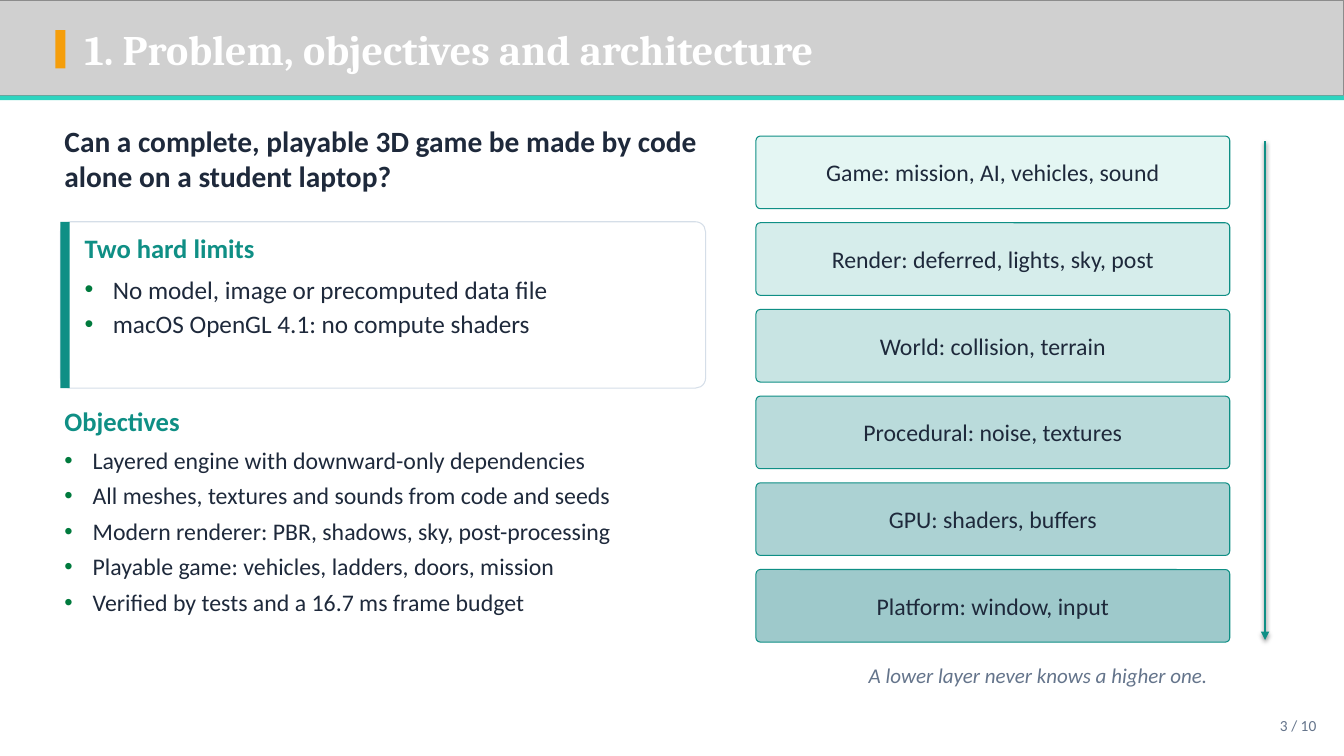
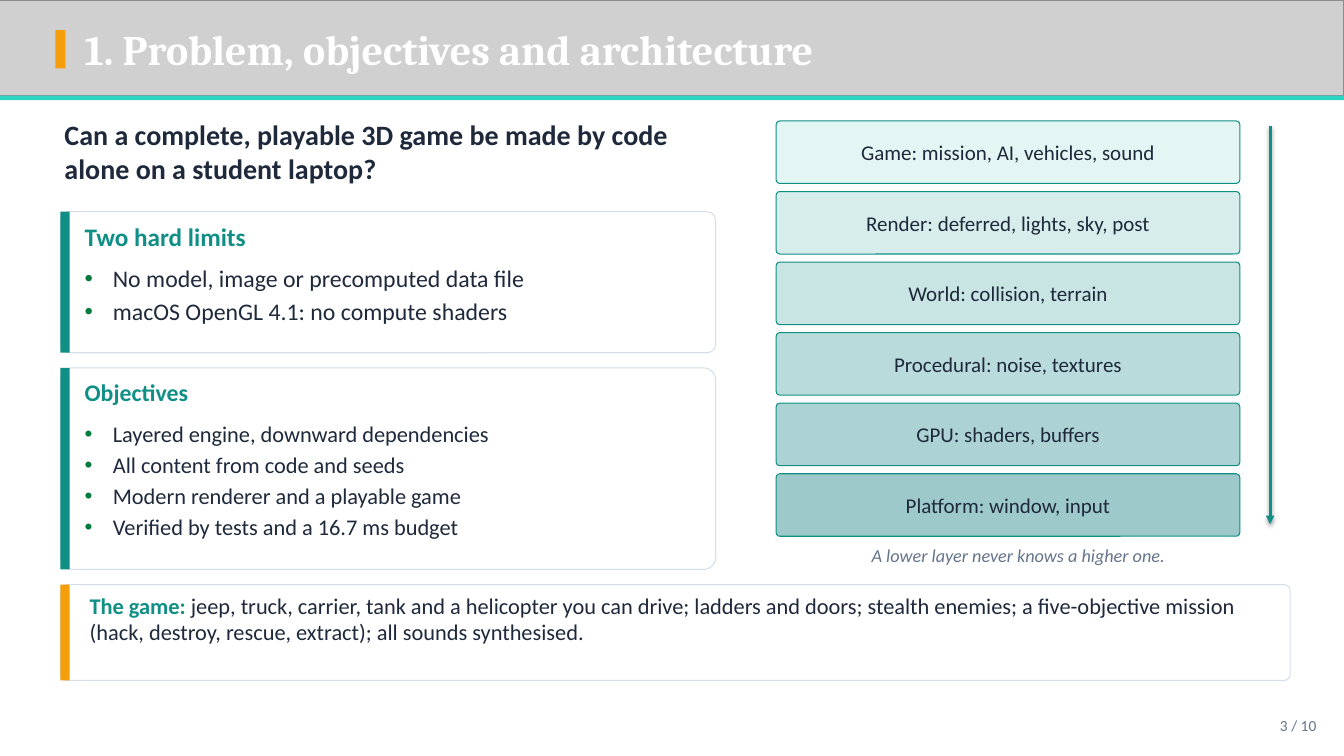
Before and after one commit to ShifatHasanGNS/Sentinel, a slide deck: slide 3 of Docs/Deliverables/Slides/Sentinel_Presentation.pptx. Drawn at 1344x756 pixels with LibreOffice and Linux fonts; fonts in the diff are those of the drawing; grey boxes stand for pictures; background and template pictures are left out. Boxes give left, top, right and bottom in pixels: in the first picture for what was removed or moved away, otherwise in the second. Text is boxed around its words. In the diff, an @@ line names an element or a change of style, - is before the commit and + after.

Commit message:
Slides: transformations and illumination-model pages (PPTX and PDF)

```diff
--- a/Docs/Deliverables/Slides/Sentinel_Presentation.pptx
+++ b/Docs/Deliverables/Slides/Sentinel_Presentation.pptx
@@ text "Can a complete, playable 3D ..." at [64, 125, 668, 184]: size 21 to 20 pt @@
@@ text "Game: mission, AI, vehicles, sound": place and size @@
-text "Game: mission, AI, vehicles, sound" at [826, 164, 1159, 184]
+text "Game: mission, AI, vehicles, sound" at [861, 145, 1154, 163]
@@ rounded rectangle: place and size @@
-rounded rectangle at [756, 136, 1230, 209]
+rounded rectangle at [776, 121, 1240, 184]
@@ arrow moved from (1265, 141) - (1265, 640) to (1270, 126) - (1270, 524) @@
@@ text "Render: deferred, lights, sky, post": place and size @@
-text "Render: deferred, lights, sky, post" at [832, 251, 1153, 272]
+text "Render: deferred, lights, sky, post" at [866, 216, 1149, 235]
@@ rounded rectangle: place and size @@
-rounded rectangle at [756, 223, 1230, 295]
+rounded rectangle at [776, 192, 1240, 254]
@@ rounded rectangle: place and size @@
-rounded rectangle at [60, 222, 706, 388]
+rounded rectangle at [60, 212, 716, 353]
@@ rectangle: place and size @@
-rectangle at [60, 222, 70, 388]
+rectangle at [60, 212, 70, 353]
@@ text "Two hard limits": place and size @@
-text "Two hard limits" at [85, 239, 255, 259]
+text "Two hard limits" at [85, 228, 246, 246]
@@ text "Two hard limits" at [85, 228, 246, 246]: size 19 to 18 pt @@
@@ text "No model, image or precomputed ...": place and size @@
-text "No model, image or precomputed ..." at [113, 281, 547, 337]
+text "No model, image or precomputed ..." at [113, 270, 524, 324]
@@ text "No model, image or precomputed ..." at [113, 270, 524, 324]: size 18 to 17 pt @@
@@ text "World: collision, terrain": place and size @@
-text "World: collision, terrain" at [880, 338, 1106, 358]
+text "World: collision, terrain" at [908, 286, 1107, 304]
@@ rounded rectangle: place and size @@
-rounded rectangle at [756, 310, 1230, 382]
+rounded rectangle at [776, 262, 1240, 325]
@@ text "Procedural: noise, textures": place and size @@
-text "Procedural: noise, textures" at [863, 424, 1122, 444]
+text "Procedural: noise, textures" at [894, 357, 1122, 375]
@@ rounded rectangle: place and size @@
-rounded rectangle at [756, 396, 1230, 469]
+rounded rectangle at [776, 333, 1240, 395]
@@ rounded rectangle added at [60, 368, 716, 570], fill #FFFFFF, outline #D5DEE8 0.75 pt @@
@@ rectangle added at [60, 368, 70, 570], fill #0F8F85 @@
@@ text "Objectives": place and size @@
-text "Objectives" at [64, 412, 179, 436]
+text "Objectives" at [85, 384, 188, 405]
@@ text "Objectives" at [85, 384, 188, 405]: size 19 to 17 pt @@
@@ text "GPU: shaders, buffers": place and size @@
-text "GPU: shaders, buffers" at [889, 511, 1096, 531]
+text "GPU: shaders, buffers" at [916, 427, 1099, 444]
@@ rounded rectangle: place and size @@
-rounded rectangle at [756, 483, 1230, 556]
+rounded rectangle at [776, 403, 1240, 466]
@@ text at [113, 426, 488, 539]: text changed; size 17 to 16 pt @@
-• Layered engine with downward-only dependencies
-• All meshes, textures and sounds from code and seeds
-• Modern renderer: PBR, shadows, sky, post-processing
-• Playable game: vehicles, ladders, doors, mission
-• Verified by tests and a 16.7 ms frame budget
+• Layered engine, downward dependencies
+• All content from code and seeds
+• Modern renderer and a playable game
+• Verified by tests and a 16.7 ms budget
@@ size 17 to 15 pt in 6 elements at [861, 145, 1154, 163], [866, 216, 1149, 235], [908, 286, 1107, 304], [894, 357, 1122, 375], [916, 427, 1099, 444], [906, 498, 1110, 517] @@
@@ text "Platform: window, input": place and size @@
-text "Platform: window, input" at [877, 598, 1109, 619]
+text "Platform: window, input" at [906, 498, 1110, 517]
@@ rounded rectangle: place and size @@
-rounded rectangle at [756, 570, 1230, 642]
+rounded rectangle at [776, 474, 1240, 536]
@@ text "A lower layer never knows ...": place and size @@
-text "A lower layer never knows ..." at [869, 668, 1207, 687]
+text "A lower layer never knows ..." at [872, 549, 1165, 565]
@@ text "A lower layer never knows ..." at [872, 549, 1165, 565]: size 15 to 13 pt @@
@@ rounded rectangle added at [60, 585, 1291, 681], fill #FFFFFF, outline #D5DEE8 0.75 pt @@
@@ rectangle added at [60, 585, 70, 681], fill #F59E0B @@
@@ text added at [90, 598, 1234, 644], 16 pt, text #1E293B @@
+The game: jeep, truck, carrier, tank and a helicopter you can drive; ladders and doors; stealth enemies; a five-objective mission (hack, destroy, rescue, extract); all sounds synthesised.
```
Also in this commit, not shown: 3 other slides changed, 2 slides added, 2 slides removed, 23 other files.
